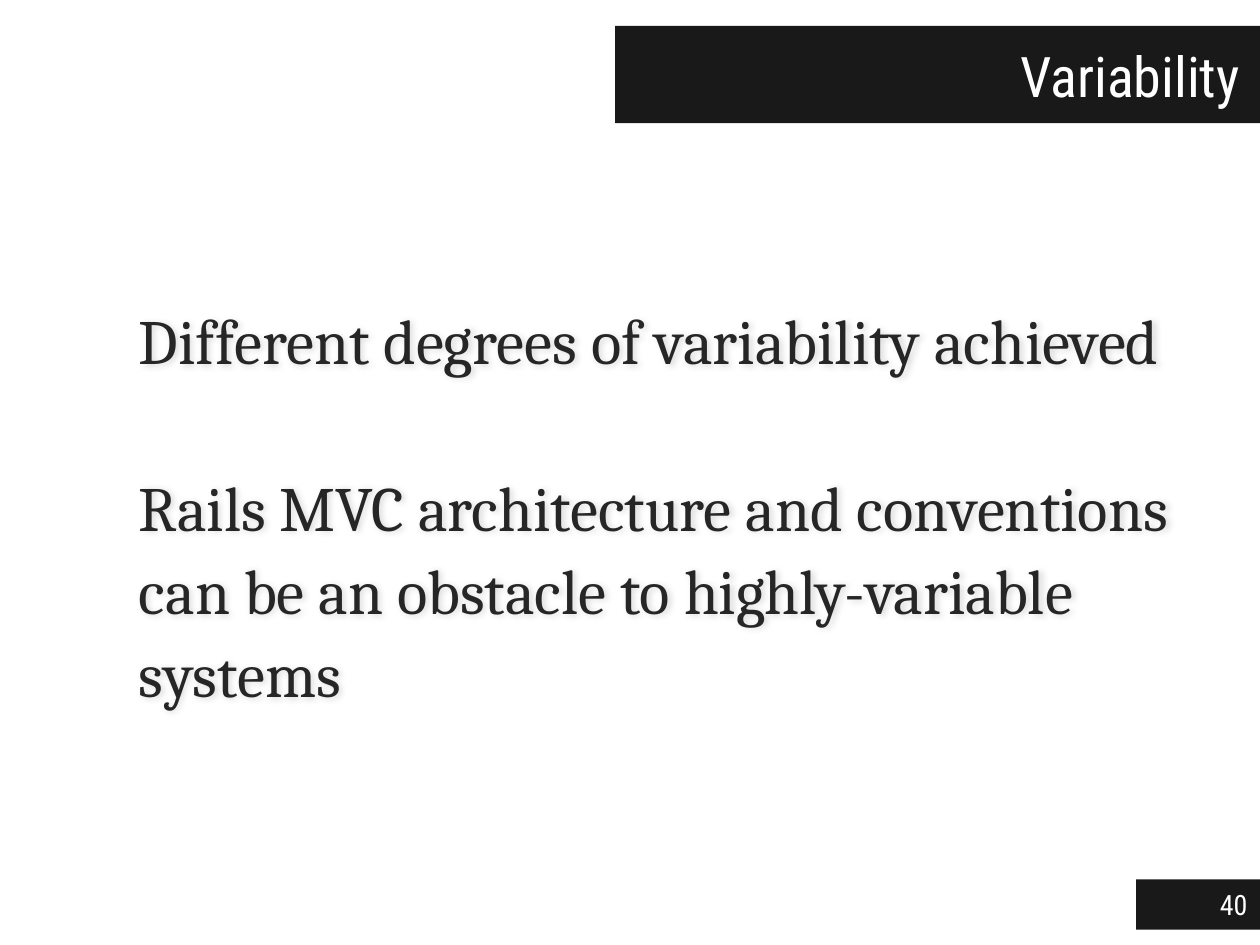
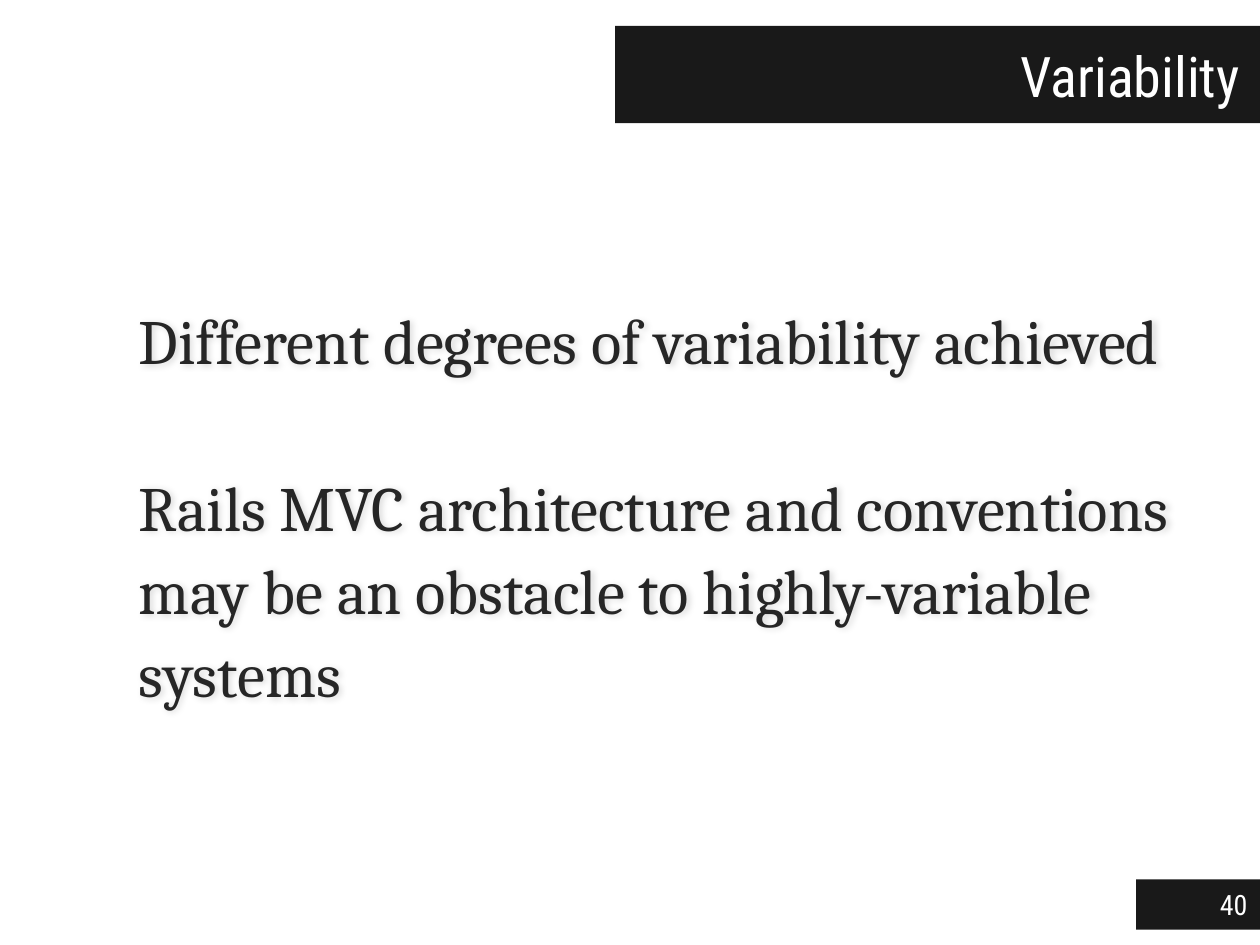
Before and after one commit to jgradim/thesis, a slide deck: slide 40 of presentations/jgradim-presentation.pptx. Drawn at 1260x945 pixels with LibreOffice and Linux fonts; fonts in the diff are those of the drawing. Boxes give left, top, right and bottom in pixels: in the first picture for what was removed or moved away, otherwise in the second. Text is boxed around its words. In the diff, an @@ line names an element or a change of style, - is before the commit and + after.

```diff
--- a/presentations/jgradim-presentation.pptx
+++ b/presentations/jgradim-presentation.pptx
@@ text at (139, 487, 1168, 711): text changed @@
-Rails MVC architecture and conventions can be an obstacle to highly-variable systems
+Rails MVC architecture and conventions may be an obstacle to highly-variable systems
```
Also in this commit, not shown: 1 other slide changed.
